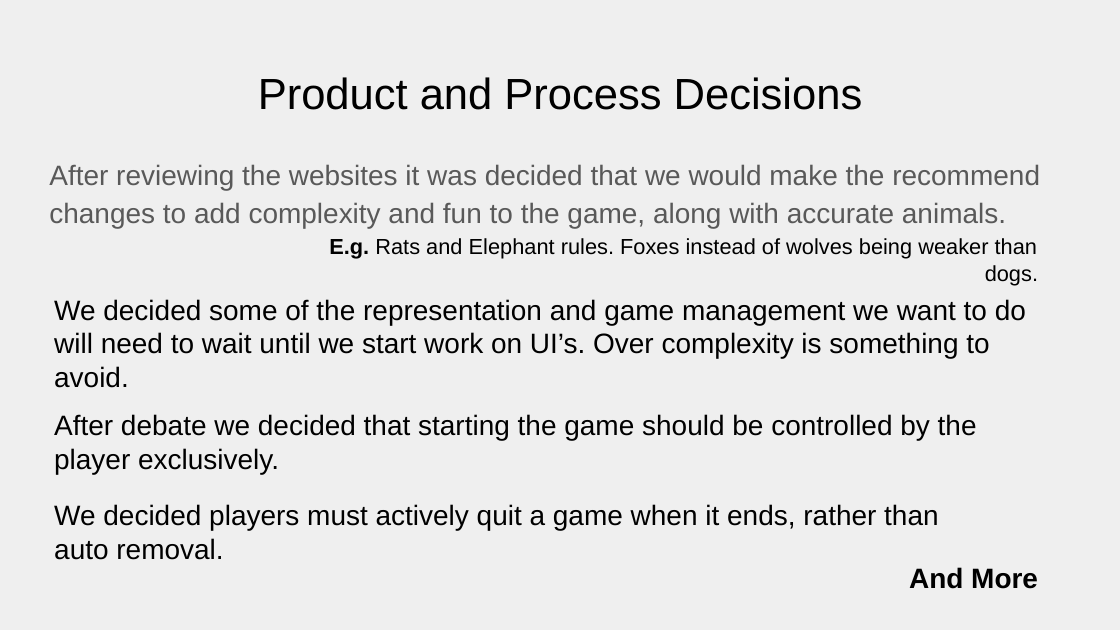
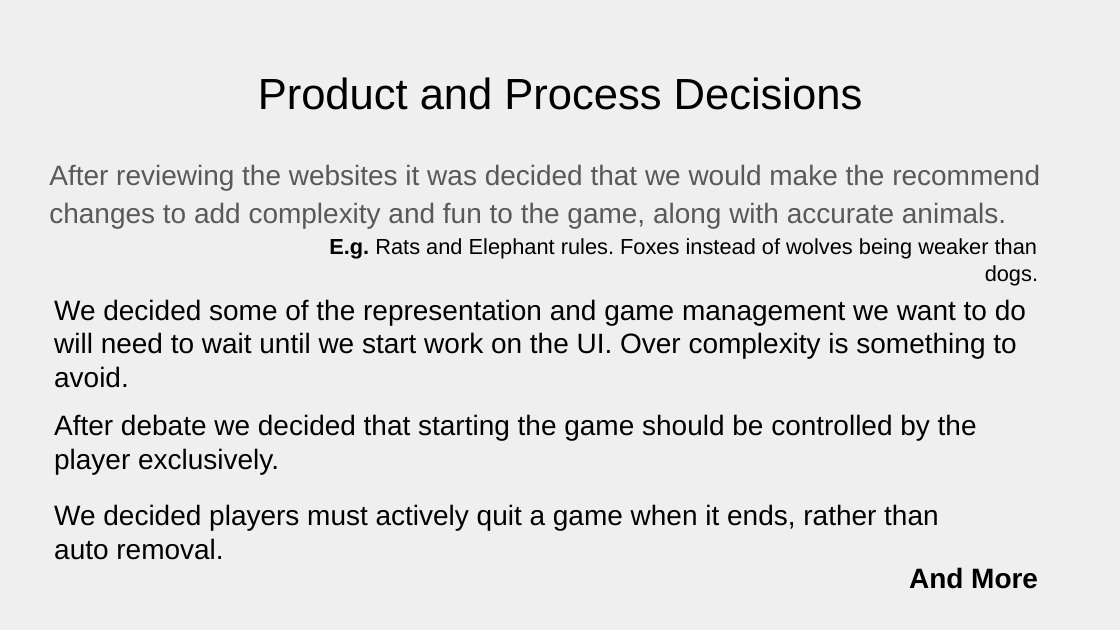
Before and after one commit to amgunden/cs414-f17-301-chessire-coders, a slide deck: slide 10 of P1/Presentation.pptx. Drawn at 1120x630 pixels with LibreOffice and Linux fonts; fonts in the diff are those of the drawing. Boxes give left, top, right and bottom in pixels: in the first picture for what was removed or moved away, otherwise in the second. Text is boxed around its words. In the diff, an @@ line names an element or a change of style, - is before the commit and + after.

```diff
--- a/P1/Presentation.pptx
+++ b/P1/Presentation.pptx
@@ text at (54, 299, 1026, 359): text changed @@
-We decided some of the representation and game management we want to do will need to wait until we start work on UI’s. Over complexity is something to avoid.
+We decided some of the representation and game management we want to do will need to wait until we start work on the UI. Over complexity is something to avoid.
```
Also in this commit, not shown: 3 other slides changed.
